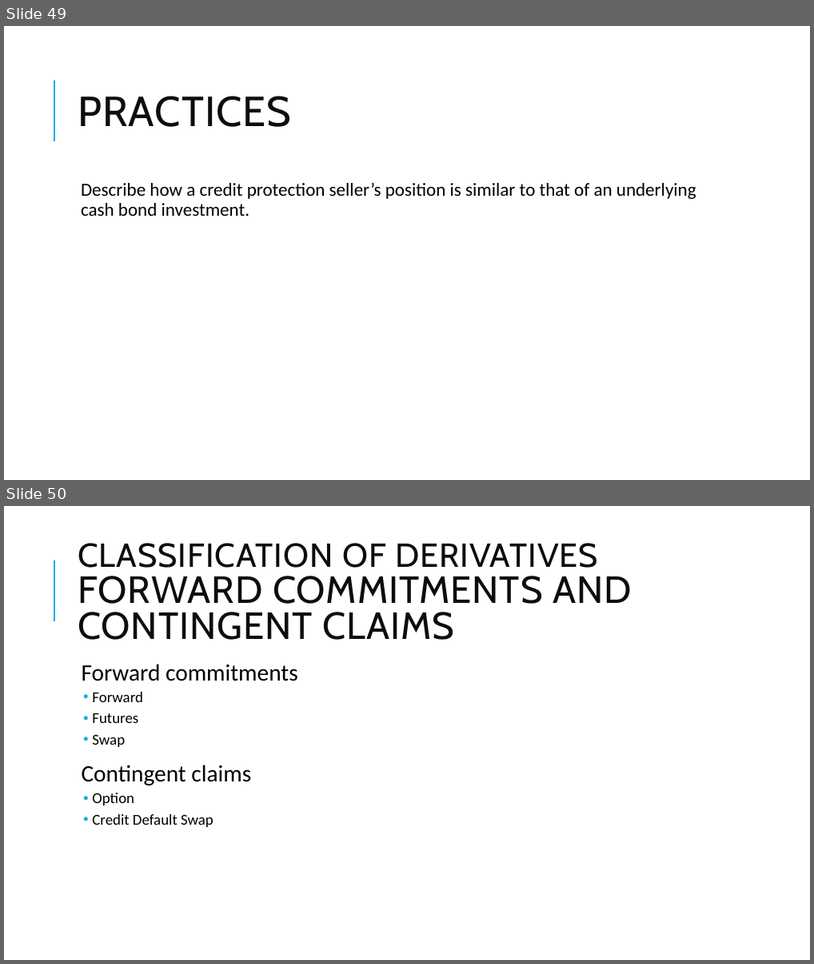
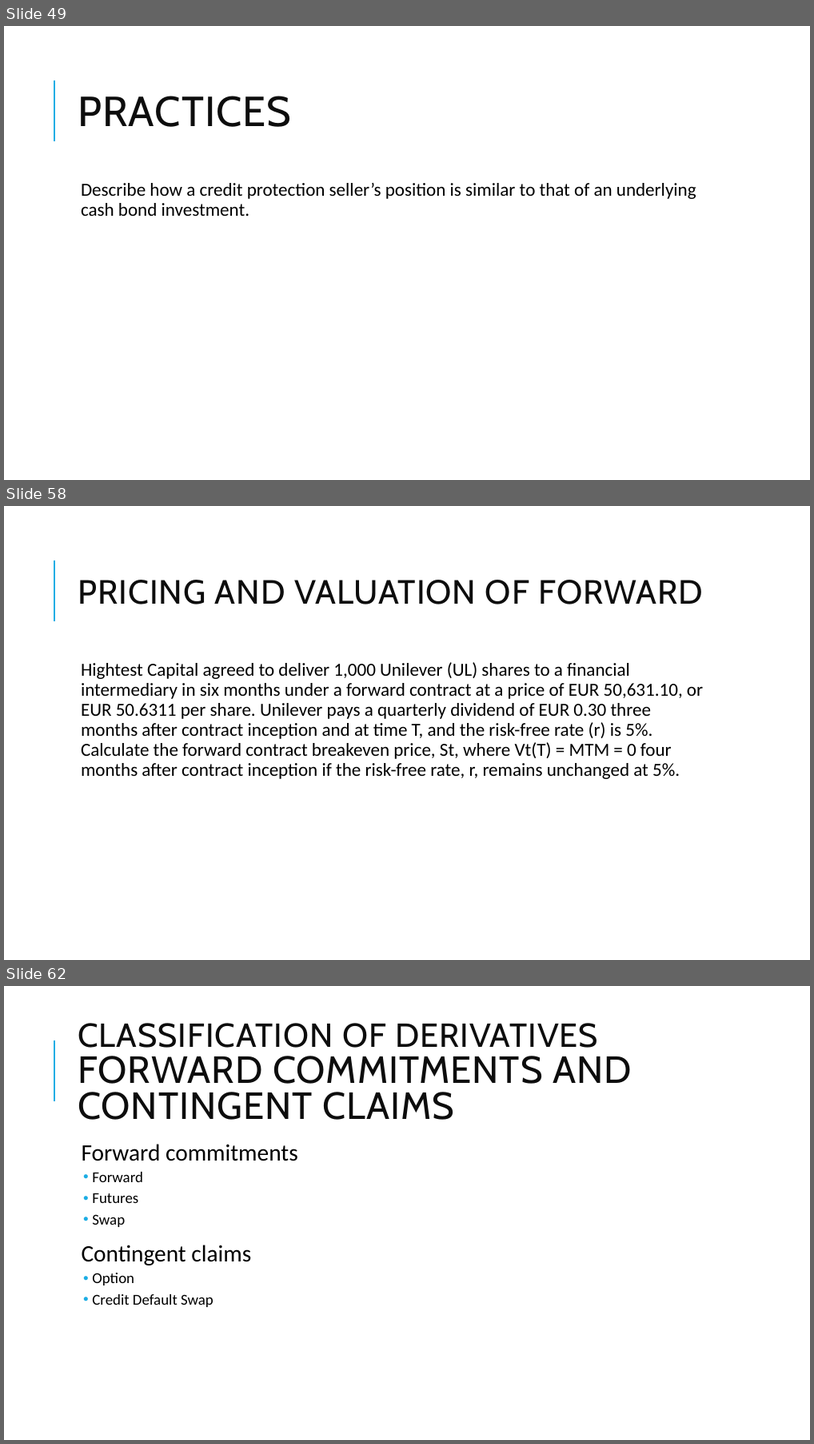
Before and after one commit to Isco0530/data, a slide deck: Derivatives.pptx. Shown one above the other, each under a label of ours: slides 49 and 50 before the commit, slides 49, 58 and 62 after it; the slides between them are not shown. The pictures are 814x964 and 814x1444 pixels, drawn with LibreOffice and Linux fonts; fonts in the diff are those of the drawing; background and template pictures are left out. Boxes give left, top, right and bottom in pixels: in the first picture for what was removed or moved away, otherwise in the second. Text is boxed around its words. In the diff, an @@ line names an element or a change of style, - is before the commit and + after.

```diff
--- a/Derivatives.pptx
+++ b/Derivatives.pptx
@@ slide 58 added at <box>4,506,810,960</box>, background #FFFFFF; not listed: 1 template element that a slide beside it also shows @@
@@ title added at <box>78,580,703,604</box>, 40 pt, text #0D0D0D @@
+PRICING AND VALUATION OF FORWARD
@@ text added at <box>81,662,703,779</box>, 22 pt, text #000000 @@
+  Hightest Capital agreed to deliver 1,000 Unilever (UL) shares to a financial intermediary in six months under a forward contract at a price of EUR 50,631.10, or EUR 50.6311 per share. Unilever pays a quarterly dividend of EUR 0.30 three months after contract inception and at time T, and the risk-free rate (r) is 5%. Calculate the forward contract breakeven price, St, where Vt(T) = MTM = 0 four months after contract inception if the risk-free rate, r, remains unchanged at 5%.
@@ what was slide 50 is now slide 62 @@
```
Also in this commit, not shown: 11 other slides added, 1 other file.
